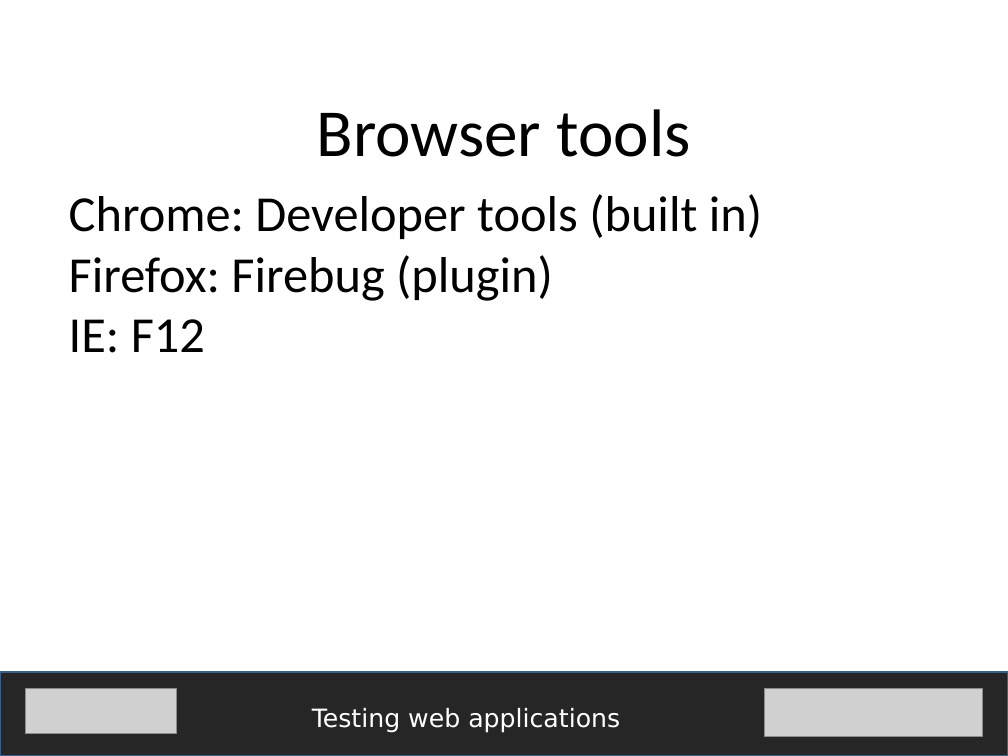
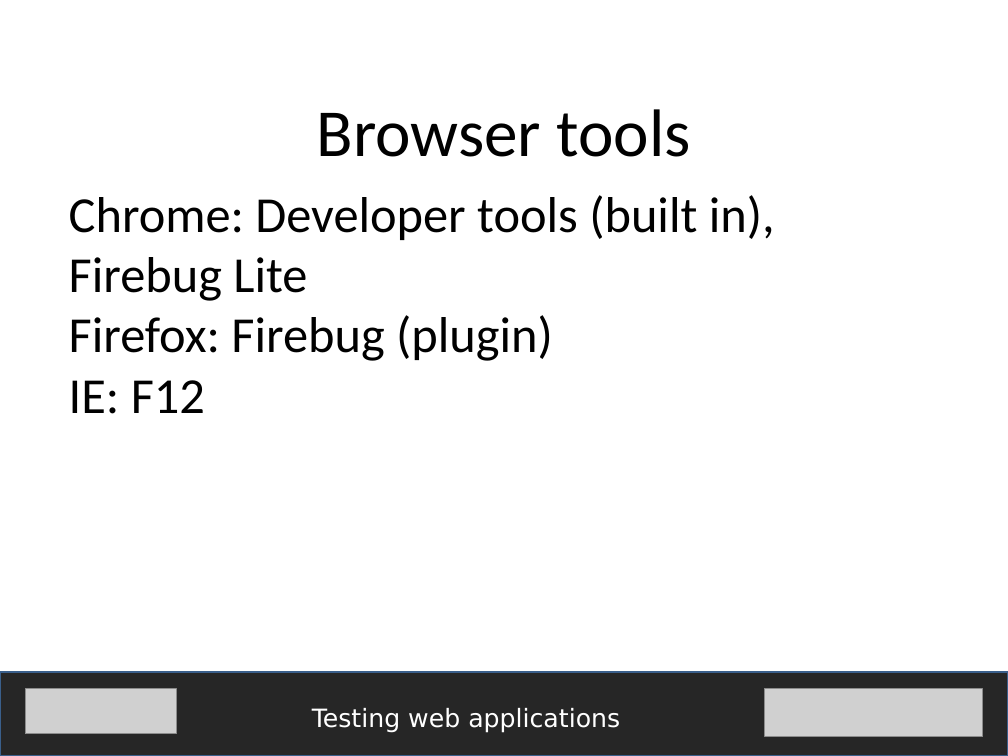
Before and after one commit to fijiaaron/testing-web-apps-and-services, a slide deck: slide 4 of presentations/Testing web apps.pptx (slide 7 before the commit). Drawn at 1008x756 pixels with LibreOffice and Linux fonts; fonts in the diff are those of the drawing; grey boxes stand for pictures. Boxes give left, top, right and bottom in pixels: in the first picture for what was removed or moved away, otherwise in the second. Text is boxed around its words. In the diff, an @@ line names an element or a change of style, - is before the commit and + after.

```diff
--- a/presentations/Testing web apps.pptx
+++ b/presentations/Testing web apps.pptx
@@ text at box(69, 195, 775, 301): text changed @@
-Chrome: Developer tools (built in)
+Chrome: Developer tools (built in), Firebug Lite
```
Also in this commit, not shown: 3 other slides changed, 4 slides added, 2 other files.
